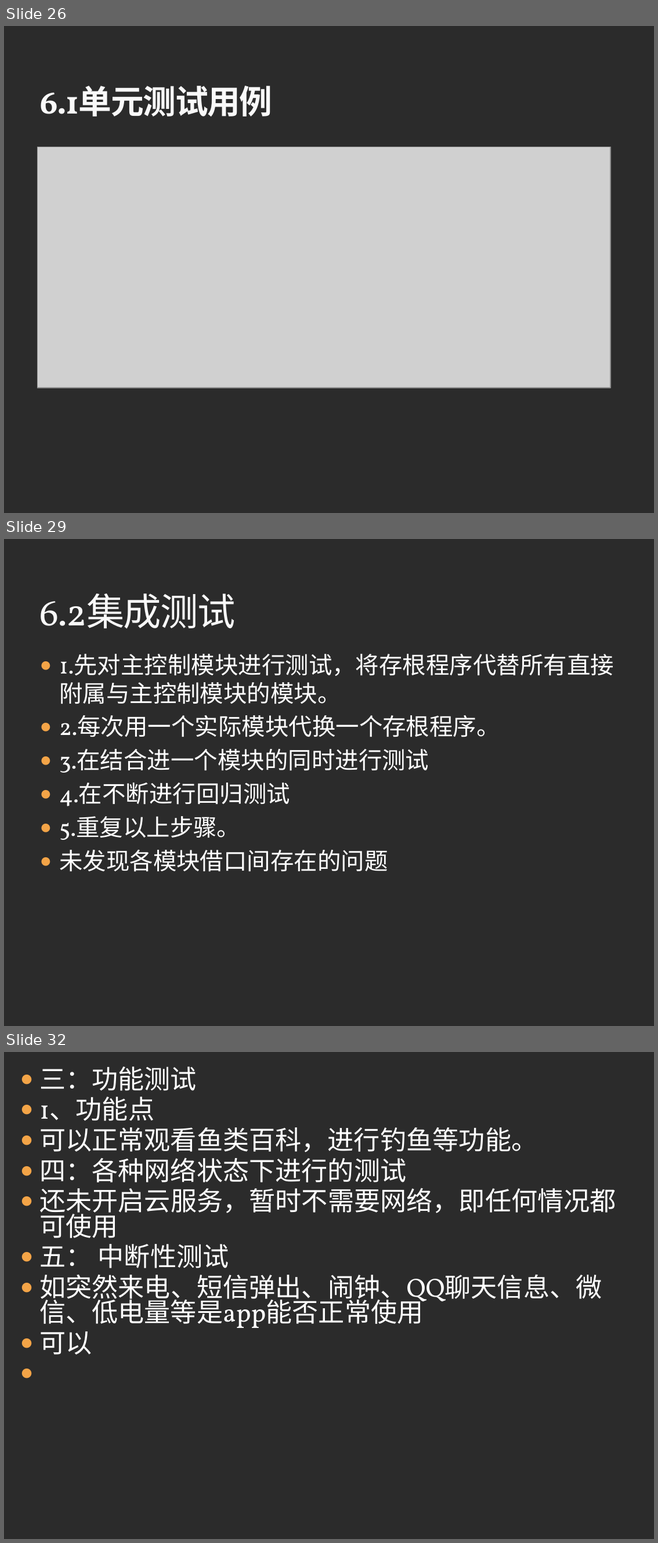
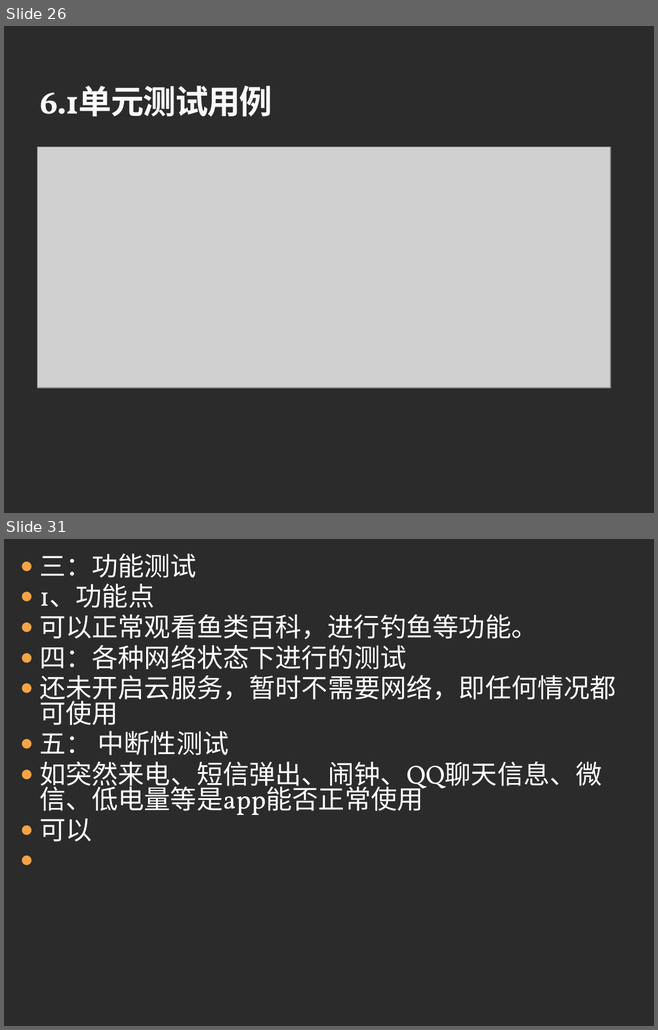
Before and after one commit to 3d-fishing/3D-app, a slide deck: 软件实现.pptx. Shown one above the other, each under a label of ours: slides 26, 29 and 32 before the commit, slides 26 and 31 after it; the slides between them are not shown. The pictures are 658x1543 and 658x1030 pixels, drawn with LibreOffice and Linux fonts; fonts in the diff are those of the drawing; grey boxes stand for pictures; background and template pictures are left out; a plain dark background stands for a picture behind light text. Boxes give left, top, right and bottom in pixels: in the first picture for what was removed or moved away, otherwise in the second. Text is boxed around its words. In the diff, an @@ line names an element or a change of style, - is before the commit and + after.

```diff
--- a/软件实现.pptx
+++ b/软件实现.pptx
@@ slide 29 removed at (x1=4, y1=539, x2=654, y2=1026), background picture (left out) @@
@@ title removed at (x1=40, y1=594, x2=235, y2=629) @@
-6.2集成测试
@@ text removed at (x1=59, y1=654, x2=614, y2=872) @@
-● 1.先对主控制模块进行测试，将存根程序代替所有直接附属与主控制模块的模块。
-● 2.每次用一个实际模块代换一个存根程序。
-● 3.在结合进一个模块的同时进行测试
-● 4.在不断进行回归测试
-● 5.重复以上步骤。
-● 未发现各模块借口间存在的问题
@@ what was slide 32 is now slide 31 @@
```
Also in this commit, not shown: 3 slides changed, 2 slides added, 2 other slides removed, 1 other file.
